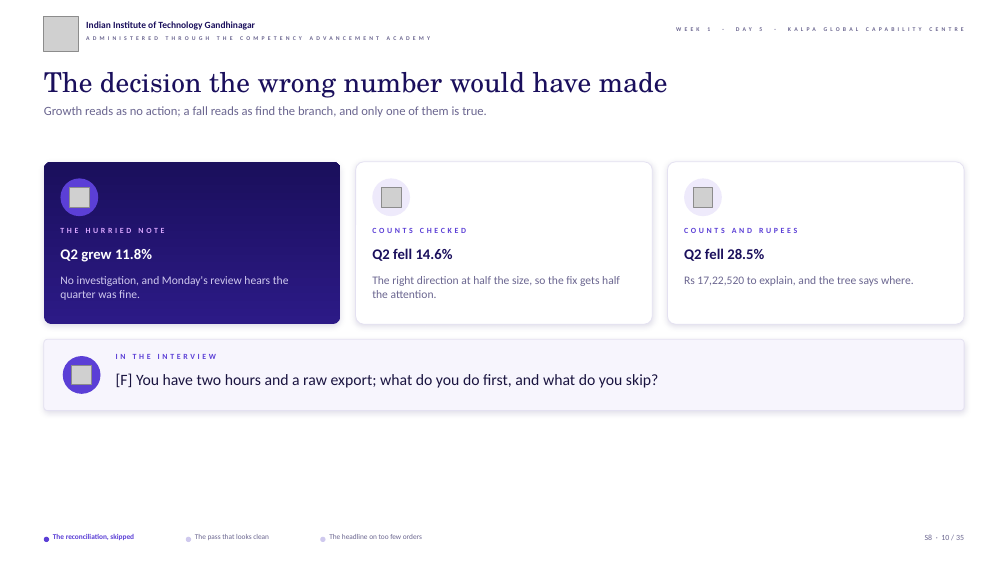
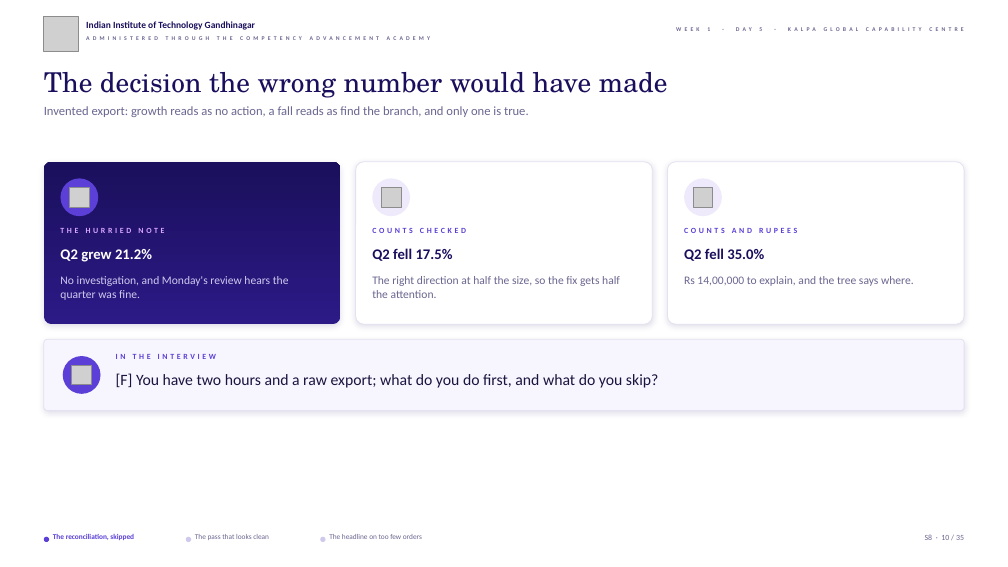
Before and after one commit to fde-academy-lab/c2-content-factory, a slide deck: slide 10 of content/W01/D5/slides/C2_W01_D05_debrief_STUDENT.pptx. Drawn at 1008x567 pixels with LibreOffice and Linux fonts; fonts in the diff are those of the drawing; grey boxes stand for pictures; background and template pictures are left out. Boxes give left, top, right and bottom in pixels: in the first picture for what was removed or moved away, otherwise in the second. Text is boxed around its words. In the diff, an @@ line names an element or a change of style, - is before the commit and + after.

```diff
--- a/content/W01/D5/slides/C2_W01_D05_debrief_STUDENT.pptx
+++ b/content/W01/D5/slides/C2_W01_D05_debrief_STUDENT.pptx
@@ text at [44, 106, 529, 117]: text changed @@
-Growth reads as no action; a fall reads as find the branch, and only one of them is true.
+Invented export: growth reads as no action, a fall reads as find the branch, and only one is true.
@@ text at [60, 249, 152, 262]: text changed @@
-Q2 grew 11.8%
+Q2 grew 21.2%
@@ text at [372, 248, 453, 261]: text changed @@
-Q2 fell 14.6%
+Q2 fell 17.5%
@@ text at [684, 248, 764, 261]: text changed @@
-Q2 fell 28.5%
+Q2 fell 35.0%
@@ text at [684, 276, 914, 286]: text changed @@
-Rs 17,22,520 to explain, and the tree says where.
+Rs 14,00,000 to explain, and the tree says where.
```
Also in this commit, not shown: 28 other slides changed, 1 other file.
